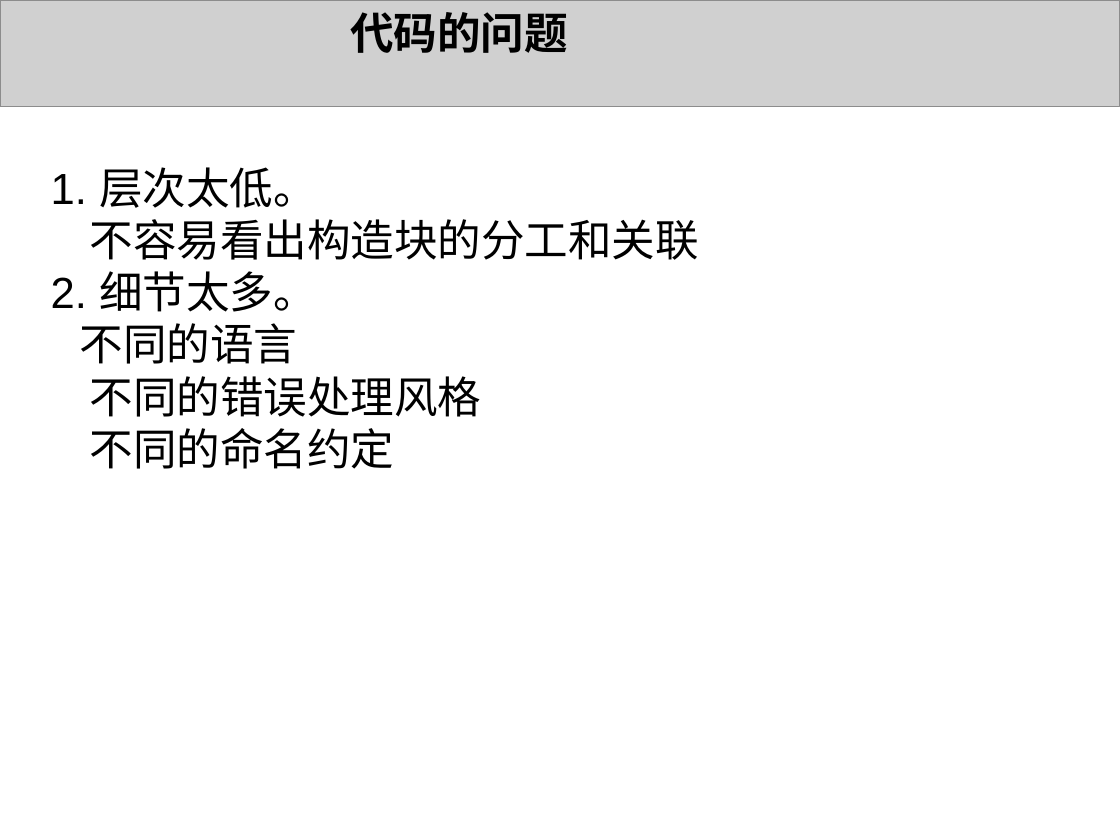
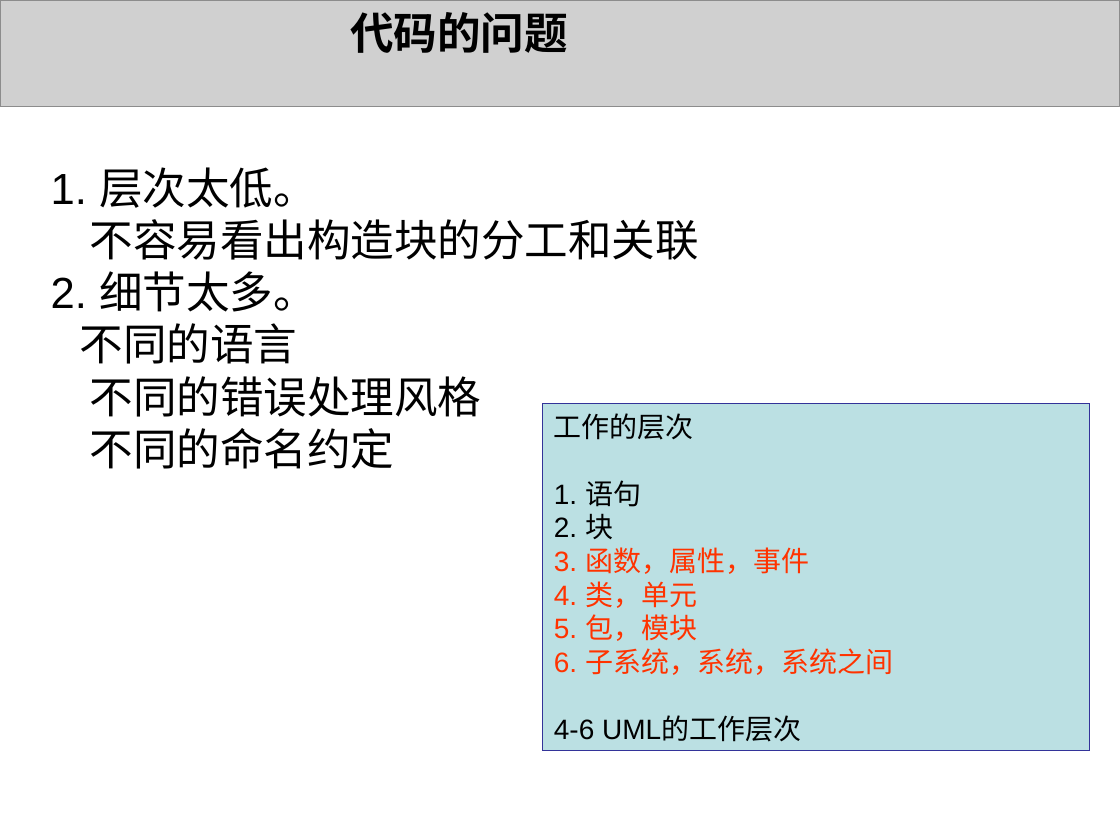
Before and after one commit to 1000copy/delpy, a slide deck: slide 4 of docs/1021project/UML理论和实践.ppt. Drawn at 1120x840 pixels with LibreOffice and Linux fonts; fonts in the diff are those of the drawing; grey boxes stand for pictures; background and template pictures are left out. Boxes give left, top, right and bottom in pixels: in the first picture for what was removed or moved away, otherwise in the second. Text is boxed around its words. In the diff, an @@ line names an element or a change of style, - is before the commit and + after.

```diff
--- a/docs/1021project/UML理论和实践.ppt
+++ b/docs/1021project/UML理论和实践.ppt
@@ rectangle added at <box>543,403,1090,750</box>, fill #BBE0E3, outline #333399 0.74 pt, 18 pt, text #FF3300 @@
+工作的层次
+1. 语句
+2. 块
+3. 函数，属性，事件
+4. 类，单元
+5. 包，模块
+6. 子系统，系统，系统之间
+4-6 UML的工作层次
```
Also in this commit, not shown: 4 other slides changed, 7 slides added, 2 slides removed.
